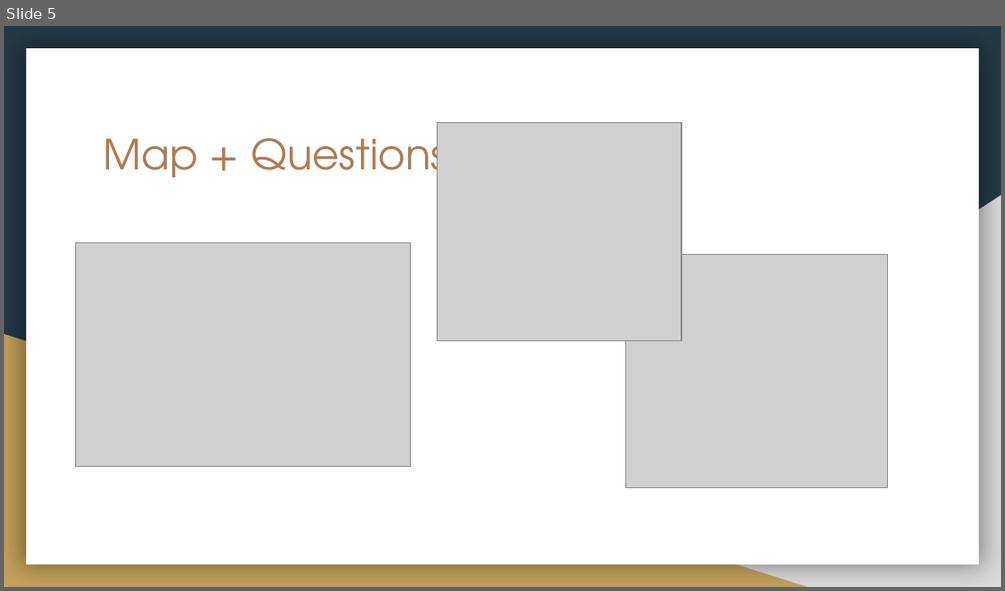
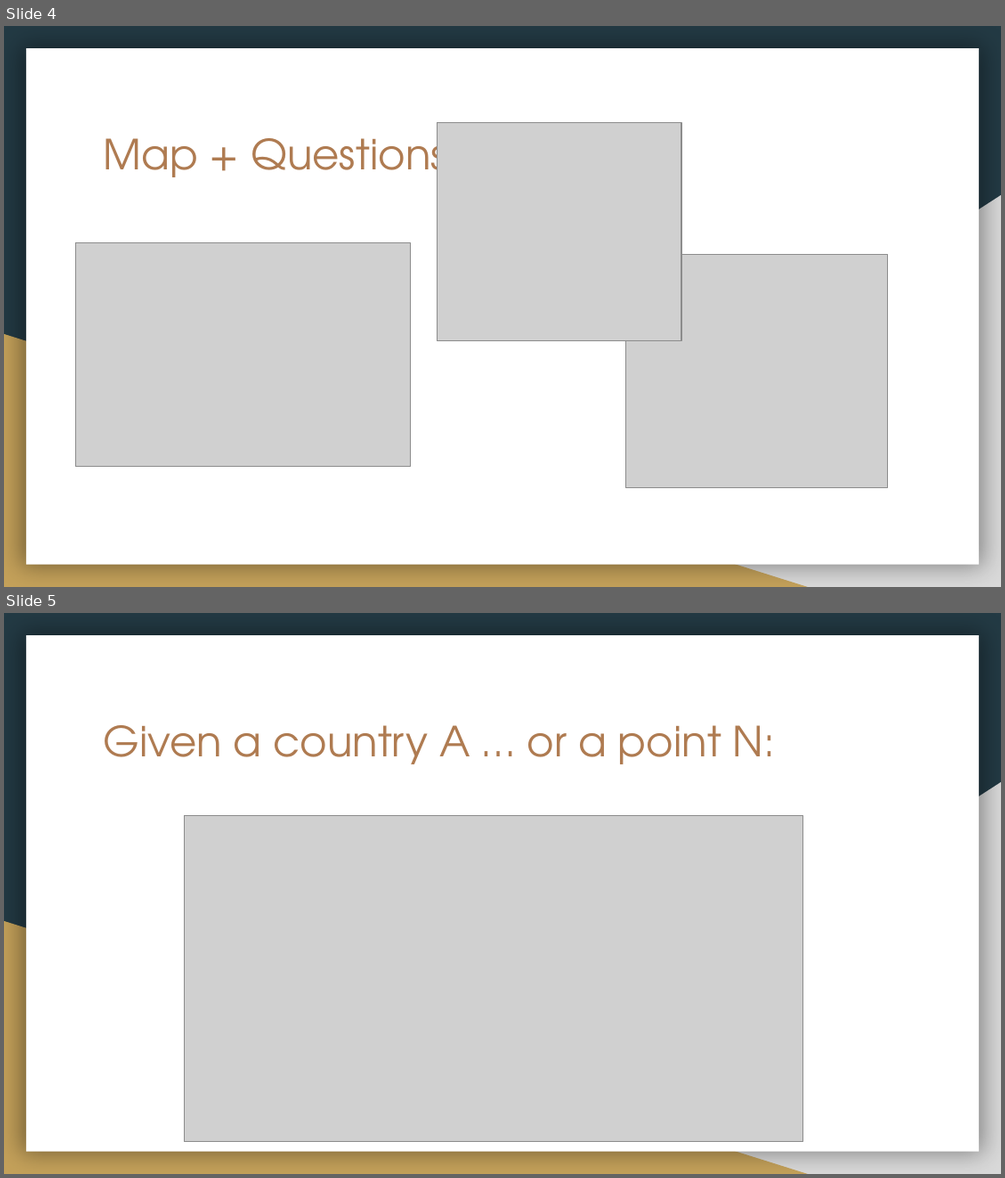
Before and after one commit to Pietro-G/FourColorThm, a slide deck: Four Color Theorem.pptx. Shown one above the other, each under a label of ours: slide 5 before the commit, slides 4 and 5 after it. The pictures are 1005x591 and 1005x1178 pixels, drawn with LibreOffice and Linux fonts; fonts in the diff are those of the drawing; grey boxes stand for pictures. Boxes give left, top, right and bottom in pixels: in the first picture for what was removed or moved away, otherwise in the second. Text is boxed around its words. In the diff, an @@ line names an element or a change of style, - is before the commit and + after.

```diff
--- a/Four Color Theorem.pptx
+++ b/Four Color Theorem.pptx
@@ slide 5 added at [4,613,1001,1174], background #233A44; not listed: 3 template elements that a slide beside it also shows @@
@@ title added at [104,725,775,764], 30 pt, text #AF7B51 @@
+Given a country A … or a point N:
@@ picture added at [185,815,803,1142] @@
@@ what was slide 5 is now slide 4 @@
```
Also in this commit, not shown: 3 slides changed, 1 other slide added.
